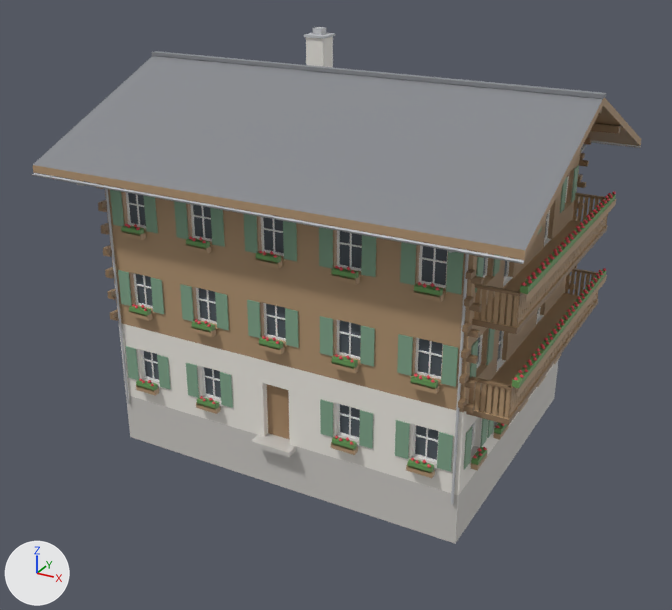
A saved change to the glTF model app/assets/models/buildings/chalet_3_m.glb.
Before and after are seen from a 50 mm lens placed at (14.6, -27.8, 17.0), pointed at (-0.2, -0.8, 3.5). The axes (+X, +Y, +Z) are drawn at lower left. The lights are the same throughout. The first picture is the older version. Vertices at exactly the same position are counted once.

The first picture shows 'chalet_3_m'.
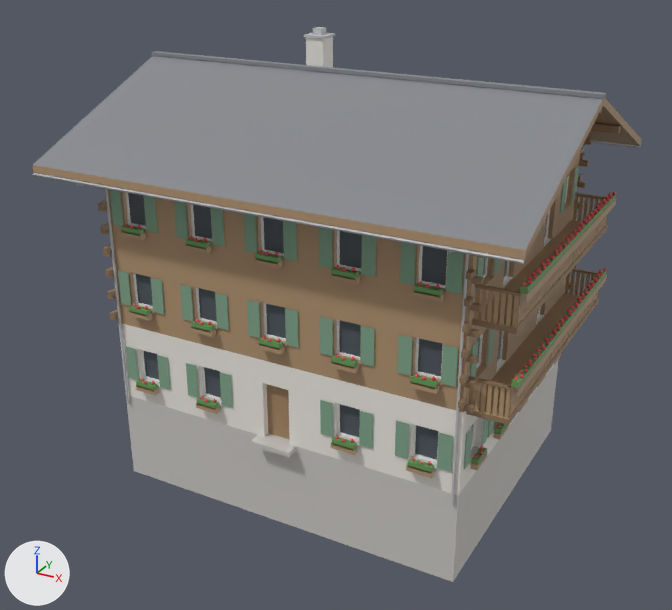
Location of each change, (x1, y1, x2, y2) in pixels of the pictures (672 x 610 px):
'chalet_3_m', reshaped (8% taller)
    before: (31, 27, 641, 543)
    after: (31, 27, 641, 582)
part 1 of me_chalet_3_m, deleted (mostly hidden)
    before: (127, 181, 568, 464)
part 2 of me_chalet_3_m, reshaped
    before: (119, 165, 614, 474)
    after: (129, 210, 598, 465)

Edits to the bpy script that builds the scene:
```text
Change me_chalet_3_m:
    used by ob_chalet_3_m; location = (0.0, 0.0, 0.0)
    remove me_chalet_3_m.from_pydata(...)  # 7628 vertices, 9696 faces; spans x -8.3..8.3, y -6.7..6.7, z -1.5..12.7
    add me_chalet_3_m.from_pydata(...)  # 5726 vertices, 6268 faces; spans x -8.3..8.3, y -6.7..6.7, z -3.0..12.7
    me_chalet_3_m part 1: 140 loose pieces with 1080 vertices, spanning x -6.7..6.4, y -5.6..5.1, z 1.1..10.7, are deleted
    me_chalet_3_m part 2: 137 vertices moved from x -6.7..7.9, y -5.5..5.5, z -1.5..7.4 to x -6.7..7.9, y -5.5..5.5, z -3.0..7.4; 1174 vertices removed from x -6.8..7.9, y -5.6..5.6, z 1.0..10.8; 352 vertices added at x -6.8..7.9, y -5.6..5.6, z 1.1..7.4
```
